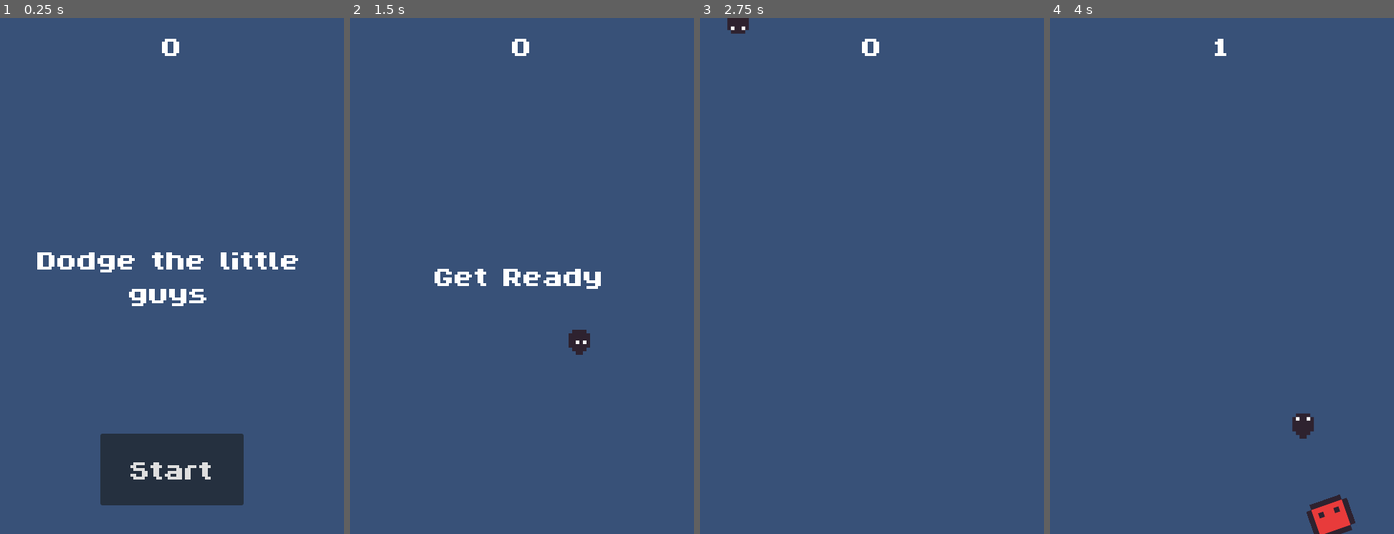
Above: before the commit, frames 1-4 (left to right).
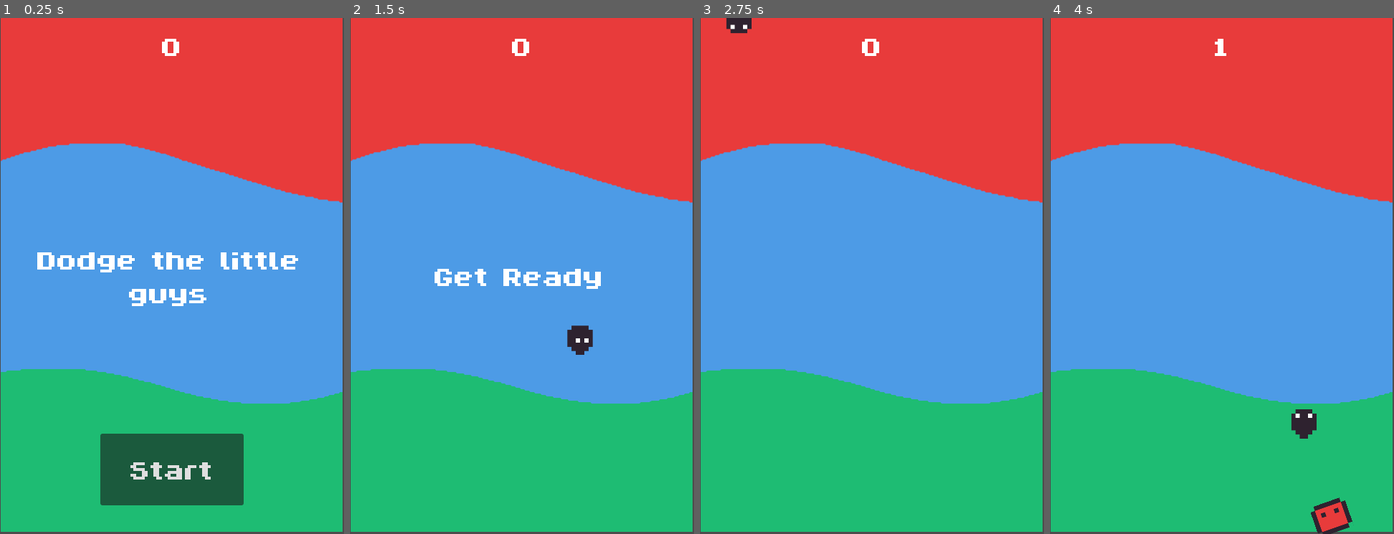
Above: after the commit, the same moments.

Repository: Juniper19/game-1-tutorial
Game: Godot game, scene res://main.tscn
Same seed, same stepped clock (60 frames per second), same inputs: the game is played once before the commit and once after it.
Inputs:
- Up to frame 1 (0.25 s): no input
- Up to frame 2 (1.5 s): click "Start" at 0.5 s; tap Enter at 1.25 s; hold Right (move_right) from 1.28 s (still down)
- Up to frame 3 (2.75 s): release Right (move_right) at 2.03 s; hold Down (move_down) from 2.03 s (still down)
- Up to frame 4 (4 s): release Down (move_down) at 2.78 s; hold Right (move_right) 2.78-3.53 s; hold Up (move_up) from 3.53 s (still down)

The runs differ from the first frame. In frame 1, 98% of the frame differs, in the area x 0-100%, y 0-100%; in frame 2, 99%; in frame 3, 100%; in frame 4, 99%.

Commit message:
CHANGE: new background

Diff:
--- a/main.tscn
+++ b/main.tscn
@@ -1,8 +1,9 @@
-[gd_scene load_steps=6 format=3 uid="uid://bb7rh4kml0kax"]
+[gd_scene load_steps=7 format=3 uid="uid://bb7rh4kml0kax"]
 
 [ext_resource type="Script" uid="uid://dieksh7jdvctv" path="res://main.gd" id="1_ig7tw"]
 [ext_resource type="PackedScene" uid="uid://c8smh6xhlkofp" path="res://mob.tscn" id="2_0xm2m"]
 [ext_resource type="PackedScene" uid="uid://jmnvk74iypwk" path="res://player.tscn" id="3_h2yge"]
+[ext_resource type="Texture2D" uid="uid://1bej8a1ycyf6" path="res://MY art/BG2.png" id="3_lquwl"]
 [ext_resource type="PackedScene" uid="uid://cqnjl7v4sly2j" path="res://hud.tscn" id="4_1bvp3"]
 
 [sub_resource type="Curve2D" id="Curve2D_0xm2m"]
@@ -15,10 +16,10 @@
 script = ExtResource("1_ig7tw")
 mob_scene = ExtResource("2_0xm2m")
 
-[node name="ColorRect" type="ColorRect" parent="."]
-offset_right = 483.0
-offset_bottom = 723.0
-color = Color(0.218268, 0.317485, 0.471158, 1)
+[node name="Bg2" type="Sprite2D" parent="."]
+position = Vector2(239.3, 356.675)
+scale = Vector2(0.994583, 1.00187)
+texture = ExtResource("3_lquwl")
 
 [node name="Player" parent="." instance=ExtResource("3_h2yge")]
 
--- a/mob.tscn
+++ b/mob.tscn
@@ -66,15 +66,16 @@
 }]
 
 [sub_resource type="CapsuleShape2D" id="CapsuleShape2D_jbnni"]
-radius = 29.0
-height = 58.0
+radius = 27.0
+height = 54.0
 
 [node name="Mob" type="RigidBody2D" groups=["mobs"]]
 gravity_scale = 0.0
 script = ExtResource("1_1qmh0")
 
 [node name="AnimatedSprite2D" type="AnimatedSprite2D" parent="."]
-scale = Vector2(0.75, 0.75)
+position = Vector2(-1, 1)
+scale = Vector2(0.6375, 0.625)
 sprite_frames = SubResource("SpriteFrames_pcqmr")
 animation = &"walk"
 
--- a/player.tscn
+++ b/player.tscn
@@ -46,19 +46,20 @@
 }]
 
 [sub_resource type="CapsuleShape2D" id="CapsuleShape2D_b26j0"]
-radius = 15.0
-height = 34.0
+radius = 20.0
+height = 40.0
 
 [node name="Player" type="Area2D"]
 script = ExtResource("1_sweqy")
 
 [node name="AnimatedSprite2D" type="AnimatedSprite2D" parent="."]
-scale = Vector2(0.5, 0.5)
+position = Vector2(1, -3)
+scale = Vector2(0.5875, 0.5875)
 sprite_frames = SubResource("SpriteFrames_dw050")
 animation = &"walk"
 
 [node name="CollisionShape2D" type="CollisionShape2D" parent="."]
-position = Vector2(0, 2)
+position = Vector2(3, -1)
 shape = SubResource("CapsuleShape2D_b26j0")
 
 [connection signal="body_entered" from="." to="." method="_on_body_entered"]
Binary file added: MY art/BG.png
Not shown, added: MY art/BG.png.import
Binary file added: MY art/BG2.png
Not shown, added: MY art/BG2.png.import
